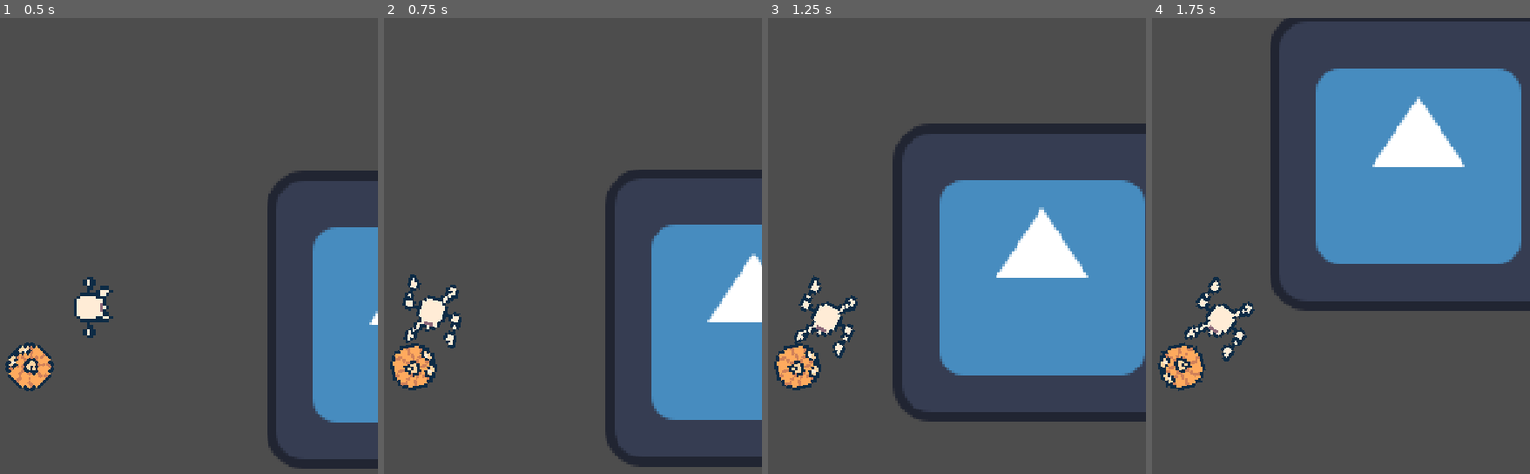
Above: before the commit, frames 1-4 (left to right).
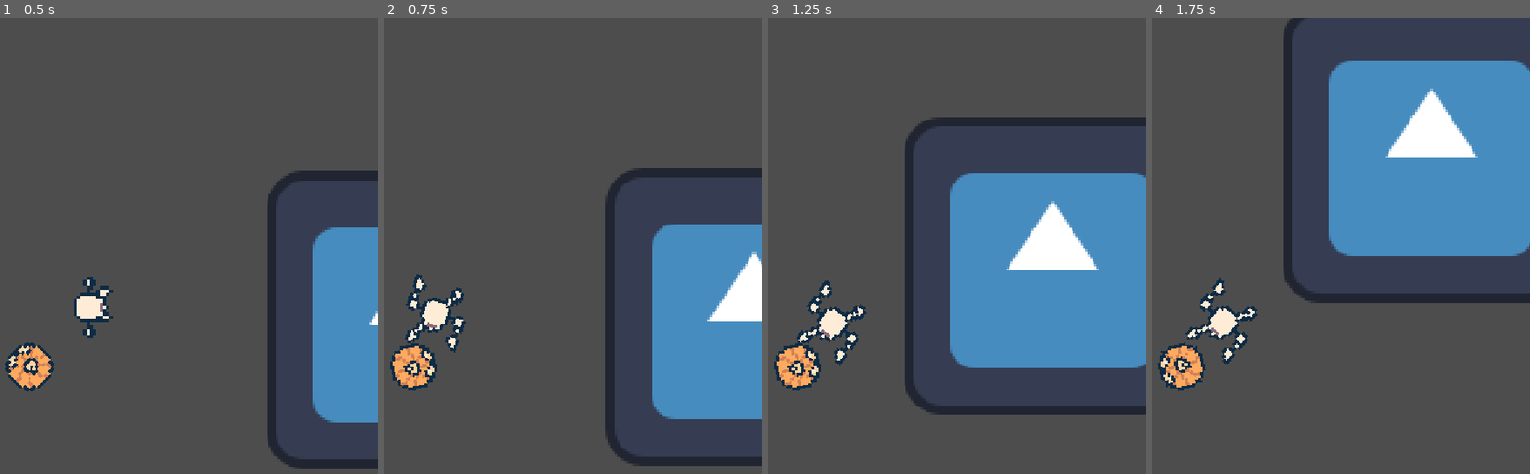
Above: after the commit, the same moments.

Repository: QuoteGenerator/Jame_Gam_Halloween
Game: Godot game, scene res://main.tscn
Two runs of this game, one before a commit and one after it. Both use one fixed random seed, a clock stepped at 60 frames per second and the inputs below. The engine's default icon, where the game draws it, is replaced by a stand-in: a white triangle on a blue panel in a dark square.
Inputs (mouse positions are in pixels of both pictures, inside the frame that each line leads up to):
- Up to frame 1 (0.5 s): no input
- Up to frame 2 (0.75 s): move the mouse to (565, 332) at 0.52 s; hold D from 0.53 s (still down)
- Up to frame 3 (1.25 s): keep holding D
- Up to frame 4 (1.75 s): move the mouse to (outside the picture) at 1.27 s; release D at 1.28 s; hold S from 1.28 s (still down)

Frame 1 is identical in both runs. In frame 2, 1.6% of the frame differs, in the area x 4-100%, y 32-99%; in frame 3, 12%, in the area x 6-100%, y 21-89%; in frame 4, 12%.

Commit message:
enemy speed change

Diff:
--- a/jame-gam-halloween/Scripts/skeleton_enemy.gd
+++ b/jame-gam-halloween/Scripts/skeleton_enemy.gd
@@ -1,6 +1,6 @@
 extends CharacterBody2D
 
-var speed: float = 80.0
+var speed: float = 110.0
 var player: Node2D
 var chasing: bool = false
 
